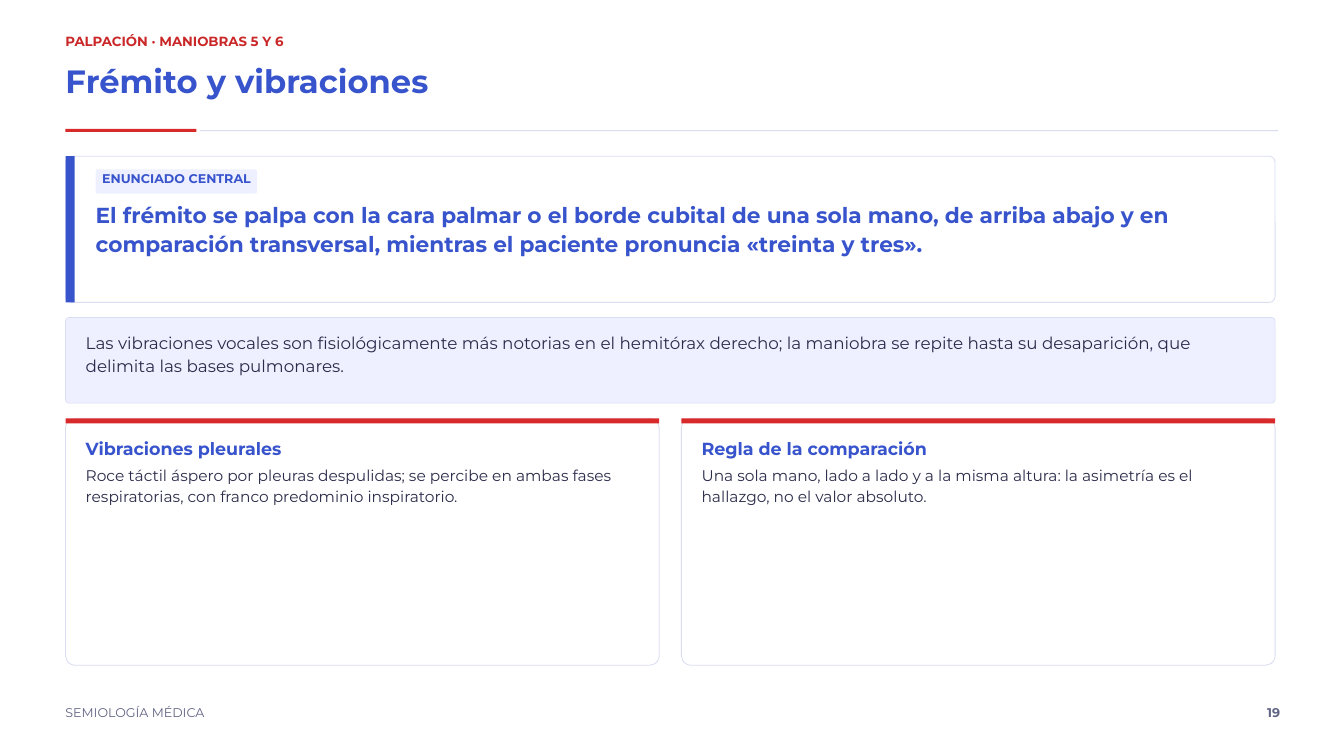
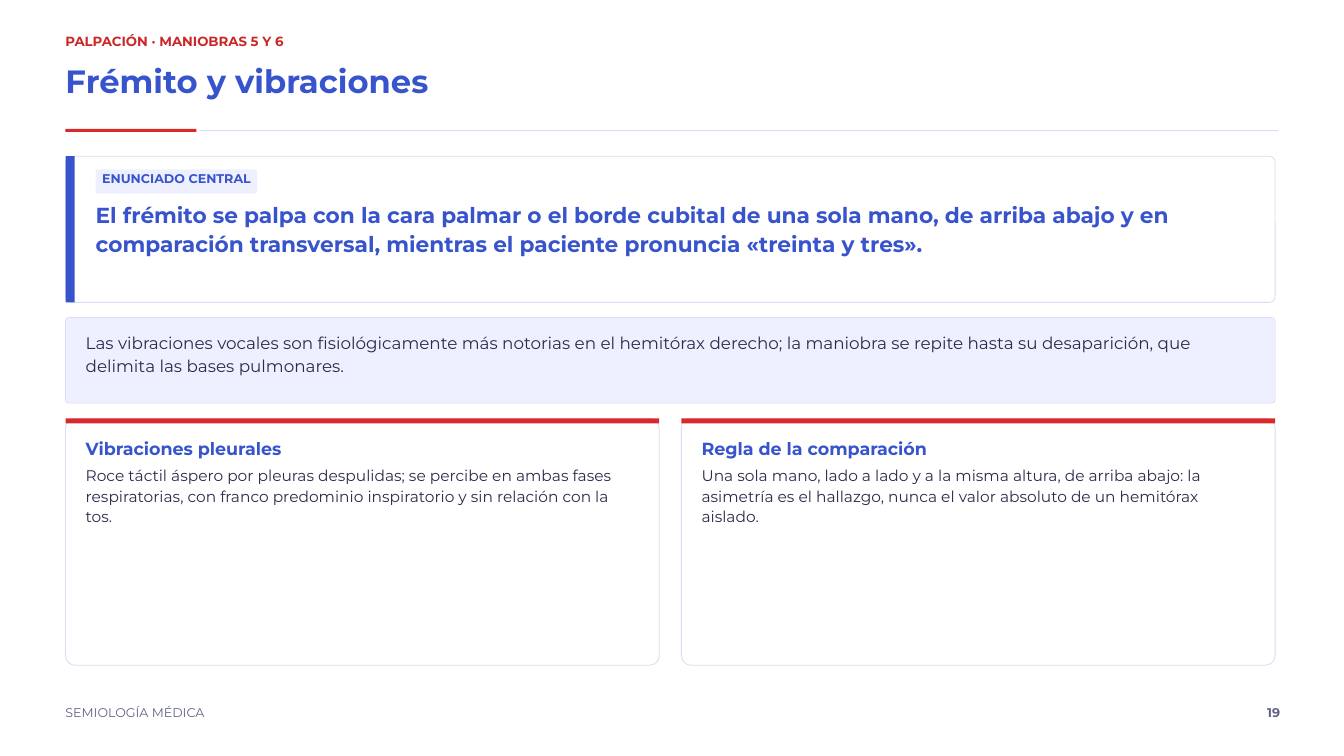
Before and after one commit to rpsin9096/slide-repo-v1, a slide deck: slide 19 of decks/semiotecnia-torax/semiotecnia_del_torax.pptx. Drawn at 1344x756 pixels with LibreOffice and Linux fonts; fonts in the diff are those of the drawing. Boxes give left, top, right and bottom in pixels: in the first picture for what was removed or moved away, otherwise in the second. Text is boxed around its words. In the diff, an @@ line names an element or a change of style, - is before the commit and + after.

Commit message:
Deck: lámina de tres maniobras y textos al presupuesto
- fig_3_9_3_10_3_11: escultor, trofismo y tono en una sola lámina.
- Tarjetas y fichas ampliadas hasta ~90% del límite de caracteres.
- Referencias repartidas por figura y página.

```diff
--- a/decks/semiotecnia-torax/semiotecnia_del_torax.pptx
+++ b/decks/semiotecnia-torax/semiotecnia_del_torax.pptx
@@ text at (x1=86, y1=469, x2=612, y2=522): text changed @@
-Roce táctil áspero por pleuras despulidas; se percibe en ambas fases respiratorias, con franco predominio inspiratorio.
+Roce táctil áspero por pleuras despulidas; se percibe en ambas fases respiratorias, con franco predominio inspiratorio y sin relación con la tos.
@@ text at (x1=702, y1=469, x2=1200, y2=522): text changed @@
-Una sola mano, lado a lado y a la misma altura: la asimetría es el hallazgo, no el valor absoluto.
+Una sola mano, lado a lado y a la misma altura, de arriba abajo: la asimetría es el hallazgo, nunca el valor absoluto de un hemitórax aislado.
```
Also in this commit, not shown: 5 other slides changed, 5 other files.
